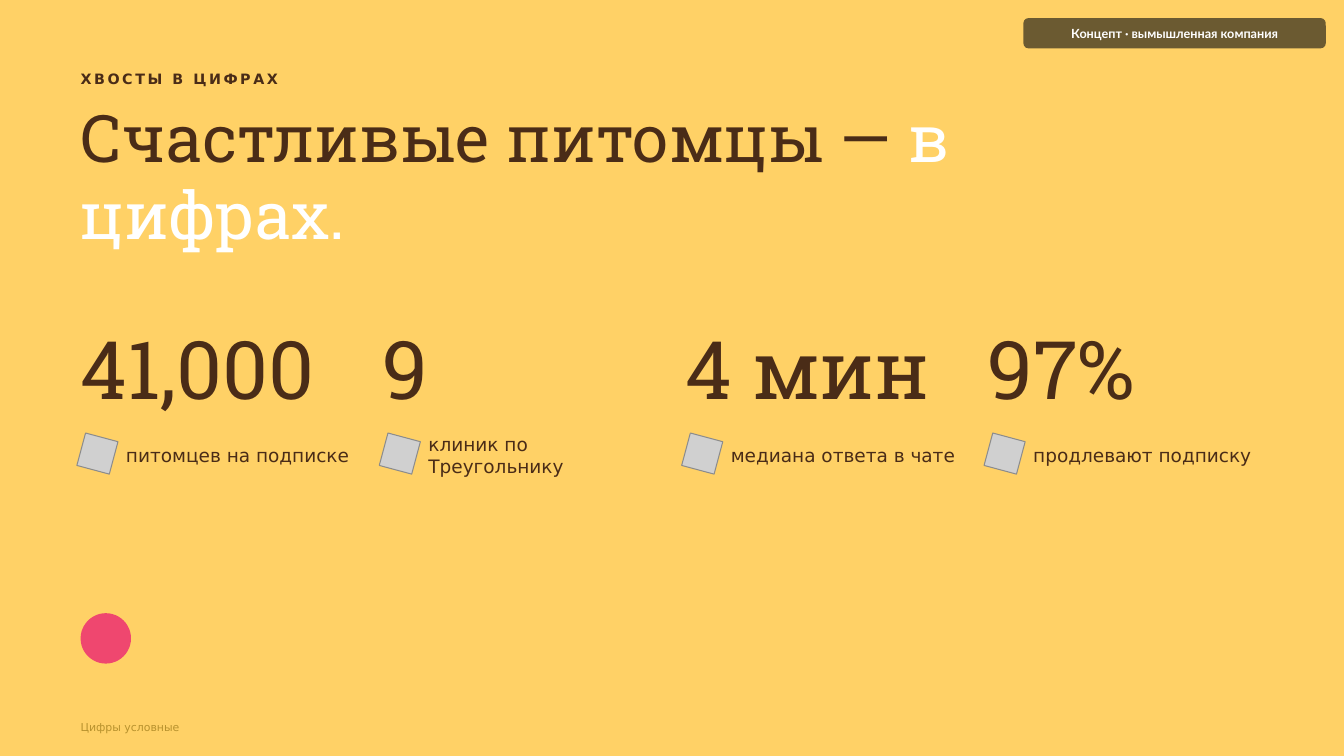
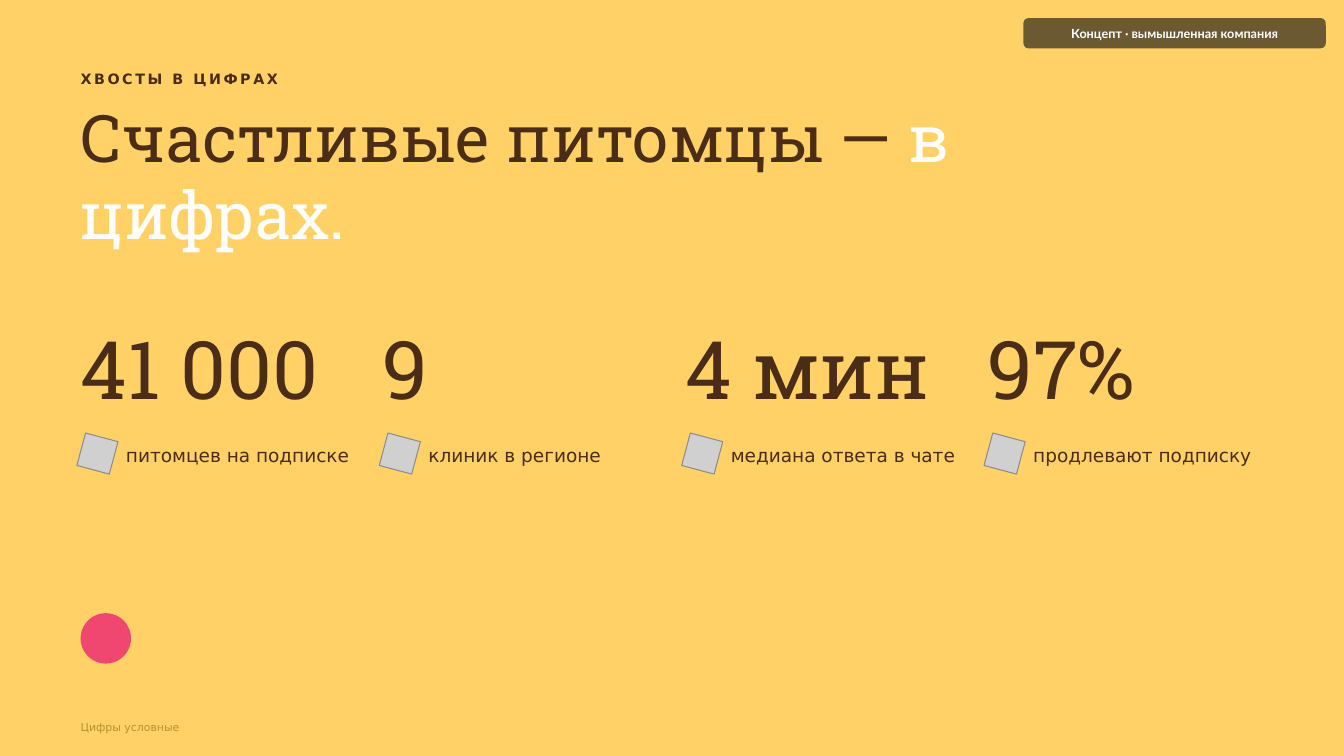
Before and after one commit to nikitakustov123/education-decks, a slide deck: slide 6 of ru/pptx/09-pawprint-vet.pptx. Drawn at 1344x756 pixels with LibreOffice and Linux fonts; fonts in the diff are those of the drawing; grey boxes stand for pictures. Boxes give left, top, right and bottom in pixels: in the first picture for what was removed or moved away, otherwise in the second. Text is boxed around its words. In the diff, an @@ line names an element or a change of style, - is before the commit and + after.

```diff
--- a/ru/pptx/09-pawprint-vet.pptx
+++ b/ru/pptx/09-pawprint-vet.pptx
@@ text at <box>81,341,319,400</box>: text changed @@
-41,000
+41 000
@@ text at <box>428,451,601,466</box>: text changed @@
-клиник по Треугольнику
+клиник в регионе
```
Also in this commit, not shown: 2 other slides changed, 9 other files.
